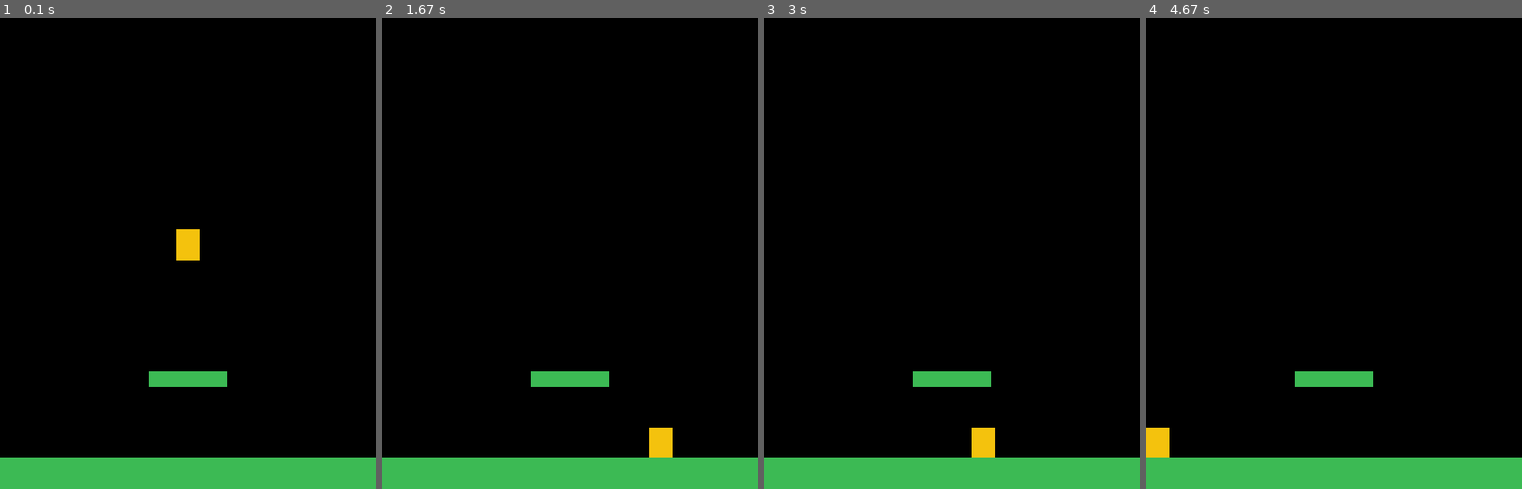
Above: before the commit, frames 1-4 (left to right).
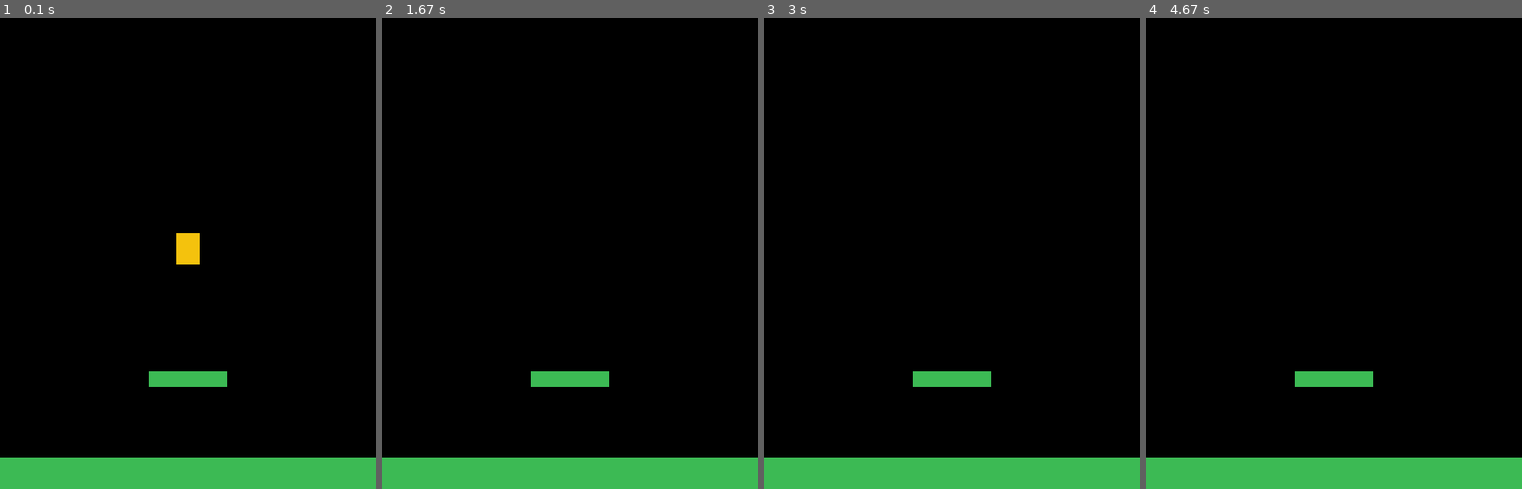
Above: after the commit, the same moments.

Repository: Seigakuin/platformer
Game: pygame game, started from main.py
The game is run twice, just before and just after one commit, with the same random seed, the same clock (stepped at 60 frames per second) and the same inputs.
Inputs:
- Up to frame 1 (0.1 s): no input
- Up to frame 2 (1.67 s): tap Space at 0.33, 0.73, 1.03 s; hold Right 0.67-1.13 s
- Up to frame 3 (3 s): hold Left 1.67-2.2 s; tap Space at 1.73, 2.03, 2.73 s; hold Right from 2.67 s (still down)
- Up to frame 4 (4.67 s): tap Space at 3.03, 3.9, 4.2 s; release Right at 3.3 s; hold Right 3.83-4.3 s

The runs differ from the first frame. In frame 1, 0.1% of the frame differs, in the area x 46-54%, y 44-53%; in frame 2, 0.4%, in the area x 71-78%, y 87-94%; in frame 3, 0.4%; in frame 4, 0.4%.

Commit message:
add jump()

Diff:
--- a/main.py
+++ b/main.py
@@ -14,6 +14,7 @@
         pg.display.set_caption(TITLE)
         self.clock = pg.time.Clock()
         self.all_sprites = None
+        self.platforms = None
         self.playing = False
 
         self.player = None
@@ -58,6 +59,9 @@
                 if self.playing:
                     self.playing = False
                 self.running = False
+            if event.type == pg.KEYDOWN:
+                if event.key == pg.K_SPACE:
+                    self.player.jump()
 
     def draw(self):
         # 描画
--- a/settings.py
+++ b/settings.py
@@ -7,6 +7,7 @@
 # Player properties
 PLAYER_ACC = 0.5
 PLAYER_FRICTION = -0.12
+PLAYER_GRAV = 0.8
 
 # define colors
 WHITE = (255, 255, 255)
--- a/sprites.py
+++ b/sprites.py
@@ -17,11 +17,13 @@
         self.vel = vec(0, 0)
         self.acc = vec(0, 0)
 
-        self.vx = 0
-        self.vy = 0
+    def jump(self):
+
+        self.vel.y = -20
 
     def update(self):
-        self.acc = vec(0, 0.5)
+        # 重力の設定
+        self.acc = vec(0, PLAYER_GRAV)
         keys = pg.key.get_pressed()
         if keys[pg.K_LEFT]:
             self.acc.x = -PLAYER_ACC
